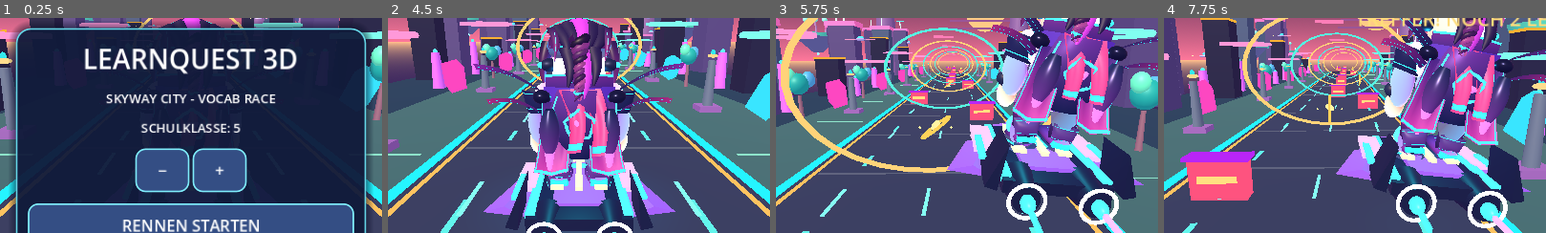
Above: before the commit, frames 1-4 (left to right).
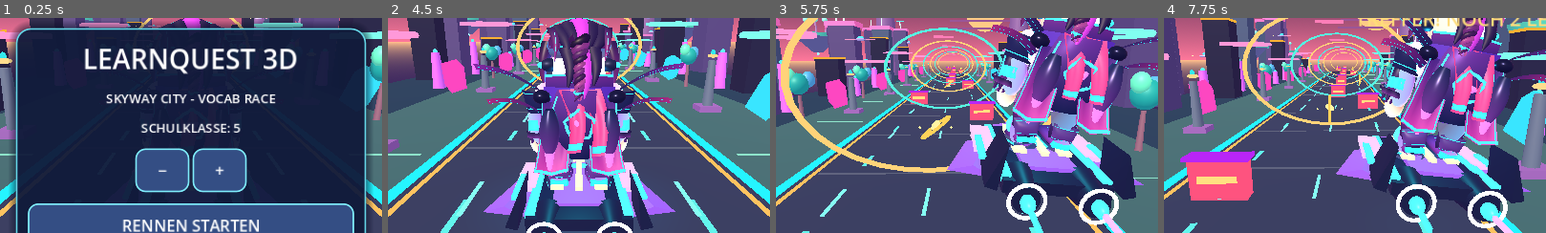
Above: after the commit, the same moments.

Repository: mtothek0703/learnquest-unity-web
Game: Godot game, scene res://main.tscn
Same seed, same stepped clock (60 frames per second), same inputs: the game is played once before the commit and once after it.
Inputs:
- Up to frame 1 (0.25 s): no input
- Up to frame 2 (4.5 s): click "RECHTS >" at 0.5 s; click "SPRINGEN" at 1.25 s; click "TURBO" at 2 s; click "−" at 2.75 s; click "+" at 3.5 s; click "RENNEN STARTEN" at 4.25 s
- Up to frame 3 (5.75 s): hold Right from 5.03 s (still down); tap Space at 5.27 s
- Up to frame 4 (7.75 s): release Right at 5.78 s; hold S 5.78-6.53 s; tap Space at 6.02, 7.52 s; hold Right from 6.53 s (still down)
The pictures show only the part of the screen within x 25-75%, y 18-68%; the shares and areas given below are measured in that part.

The runs differ from the first frame. In frame 2, 0.4% of the frame differs, in the area x 36-64%, y 44-59%; in frame 3, 0.6%; in frame 4, 0.6%, in the area x 56-64%, y 22-40%.

Commit message:
Attach sculpted gauntlets to both animated rider arms

Diff:
--- a/godot/rider_character.gd
+++ b/godot/rider_character.gd
@@ -252,6 +252,12 @@
         trim.mesh = _build_shoulder_trim_mesh(direction)
         trim.material_override = piping
         pivot.add_child(trim)
+        # V37: sculpted gauntlet and articulated fingers follow each arm.
+        var gauntlet := preload("res://rider_gauntlets.gd").new() as Node3D
+        gauntlet.name = "SculptedRiderGauntlet"
+        gauntlet.set("side_sign", direction)
+        gauntlet.position = Vector3(direction * 0.10, -0.31, 0.0)
+        pivot.add_child(gauntlet)
         balance_arms.append(pivot)
 
 func _shoulder_surface_point(u: float, v: float, direction: float) -> Vector3:
